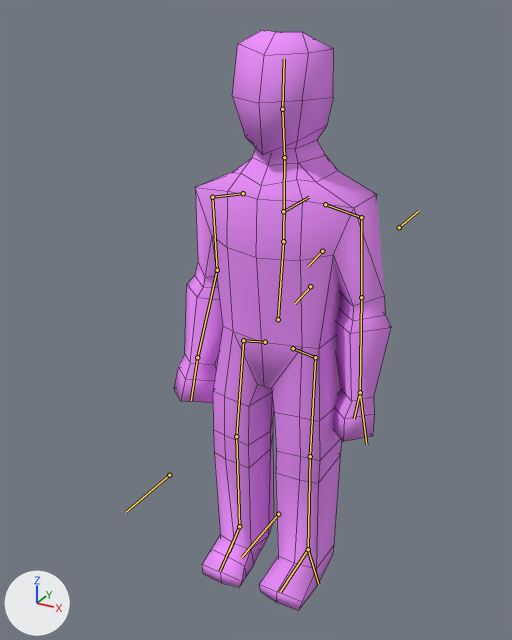
An edit to the Blender file ikChain/blender_model/Man0.18.blend, drawn before and after from the same camera.
The view is the same before and after, from a camera (50 mm lens) standing at (3.46, -8.54, 3.09) and looking at (-0.32, -1.67, -0.34). Lighting does not change. The marker at lower left points along +X, +Y and +Z. Both versions are drawn at the pose saved in each file; the numbers are the values there. The bones that bend it are drawn over the model as lines. Mesh edges are drawn as thin lines.

Names of what the first picture shows: 'Man'.
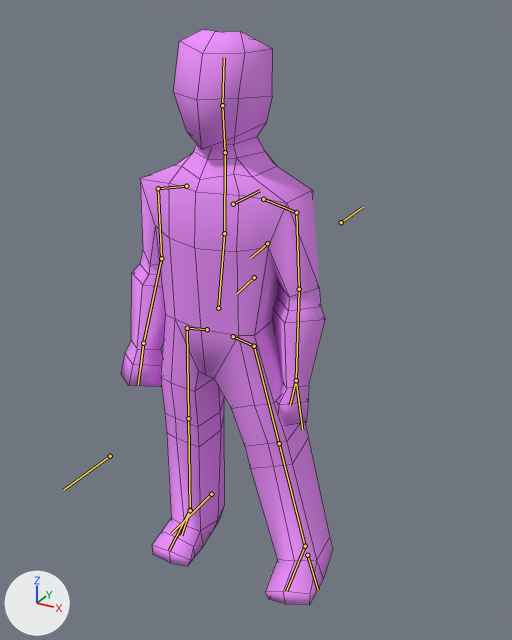
Changed parts and their boxes [x1, y1, x2, y2] in the pictures (512 x 640 px):
'Man', posed: before [174, 30, 391, 611]; after [121, 29, 333, 605]
bone 'Root', root to tip: before (322, 251) to (308, 266); after (267, 243) to (251, 257)
bone 'Root.1', root to tip: before (310, 286) to (295, 303); after (254, 277) to (237, 293)
bone 'Forearm.r', root to tip: before (217, 270) to (197, 357); after (161, 258) to (143, 343)
bone 'Iktarget.Foot.l', root to tip: before (308, 549) to (318, 584); after (307, 555) to (318, 590)

Edits to the bpy script that builds the scene:
```text
Change bone_root:
    where bone_root = bpy.data.objects['Skeleton'].pose.bones['Root']
    bone_root.location: (0.0, -0.04, 0.25) -> (0.79, 0.0, 0.25)
Change bone_root_1:
    where bone_root_1 = bpy.data.objects['Skeleton'].pose.bones['Root.1']  # child of 'Root'
    bone_root_1.rotation_quaternion: (1.0, 0.0, 0.0, 0.0) -> (1.0, 0.002, -0.017, 0.003)  # degrees (0, 0, 0) -> degrees (0, -2, 0)
Change bone_forearm_r:
    where bone_forearm_r = bpy.data.objects['Skeleton'].pose.bones['Forearm.r']  # child of 'Biceps.r'
    bone_forearm_r.rotation_quaternion: (1.0, 0.0, 0.0, 0.0) -> (0.979, 0.162, -0.01, 0.124)  # degrees (0, 0, 0) -> degrees (18, -3, 14)
Change bone_iktarget_foot_l:
    where bone_iktarget_foot_l = bpy.data.objects['Skeleton'].pose.bones['Iktarget.Foot.l']  # child of 'Root'
    bone_iktarget_foot_l.location: (-0.01, -0.01, -0.03) -> (-0.74, 0.29, -0.03)
```
